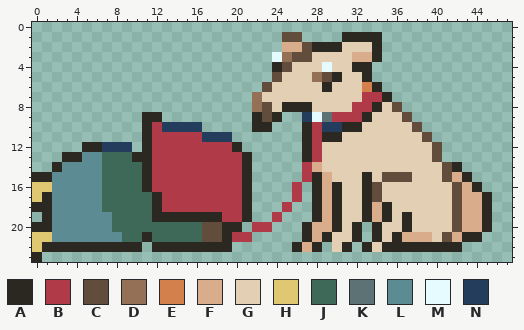
Pixel-art sprite, stored at Assets/Art/Felicias/Tant4_ Fallen.png. That is the earlier state.
The file is 48x24 pixels.
Palette (. is transparent): A #2b2821  B #b03a48  C #624c3c  D #947056  E #d4804d  F #d9ac8b  G #e3cfb4  H #e0c872  J #3e6958  K #5d7275  L #5c8b93  M #e5fbff  N #243d5c
Pixels before, first column x 0:
 1 .........................CC....AAAA...........
 2 .........................FFCAAAGGGA...........
 3 ........................MDCCGGGGFFA...........
 4 ........................ACGGGMGGAA............
 5 ........................CGGGDCAGGA............
 6 .......................CGGGGGAGGGEA...........
 7 ......................DGGGGGGGGGGBBA..........
 8 ......................DCGAAAGGGGBBAGC.........
 9 ...........AA.........ACA..NMKBBBAGGGC........
10 ...........ABNNNN.....AA...ABNNAAGGGGGC.......
11 ...........ABBBBBNNN.......ABAAGGGGGGGGC......
12 .....AANNN.ABBBBBBBBA......ABGGGGGGGGGGGC.....
13 ...AALLJJJAABBBBBBBBBA.....ABGGGGGGGGGGGC.....
14 ..ALLLLJJJJABBBBBBBBBA.....BFGGGGGGGGGGGGCA...
15 AALLLLLJJJJABBBBBBBBBA.....BAFGGGAGCCCGGGCFA..
16 HHLLLLLJJJJABBBBBBBBBA....B.AFAGGACGGGGGGGCFA.
17 HALLLLLJJJJJABBBBBBBBA....B.AFAGGACGGGGGGGCFFA
18 AALLLLLJJJJJABBBBBBBBA...B..AFAGGAFAGGGGGGCFFA
19 .ALLLLLLJJJJAAAAAAABBA..B...AFAGGAFAGAGGGGCFFA
20 AALLLLLLJJJJJJJJJCCAA.BB...AFFAGA.AGGAGGGGCFFA
21 HHLLLLLLLJJAJJJJJCCABB.....AFAGGA.AGAFFFGCFAA.
22 HAAAAAAAAAA.AAAAAAAA......AFA.GA.AGAAAAAAAA...
23 A.............................................
The result:
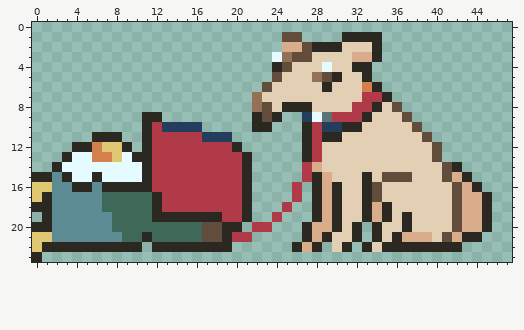
Message: La till ägg på tant
Edits made:
There is now colour A in row 11 at x 6 to 8; in row 12 at x 4.
The edit turns colour J into colour A in row 16 at x 7 to 10.
The edit turns colour L into colour A in row 15 at x 3 and 6; in row 16 at x 4 to 5.
The edit turns colour N into colour A in row 12 at x 9.
The edit turns colour A into colour E in row 12 at x 6.
The edit turns colour J into colour E in row 13 at x 7.
The edit turns colour L into colour E in row 13 at x 6.
The edit turns colour J into colour H in row 13 at x 8.
The edit turns colour N into colour H in row 12 at x 7 to 8.
The edit turns colour A into colour M in row 13 at x 4.
The edit turns colour J into colour M in row 13 at x 9; in rows 14 to 15 at x 7 to 10.
The edit turns colour L into colour M in row 13 at x 5; in row 14 at x 3 to 6; in row 15 at x 4 to 5.
